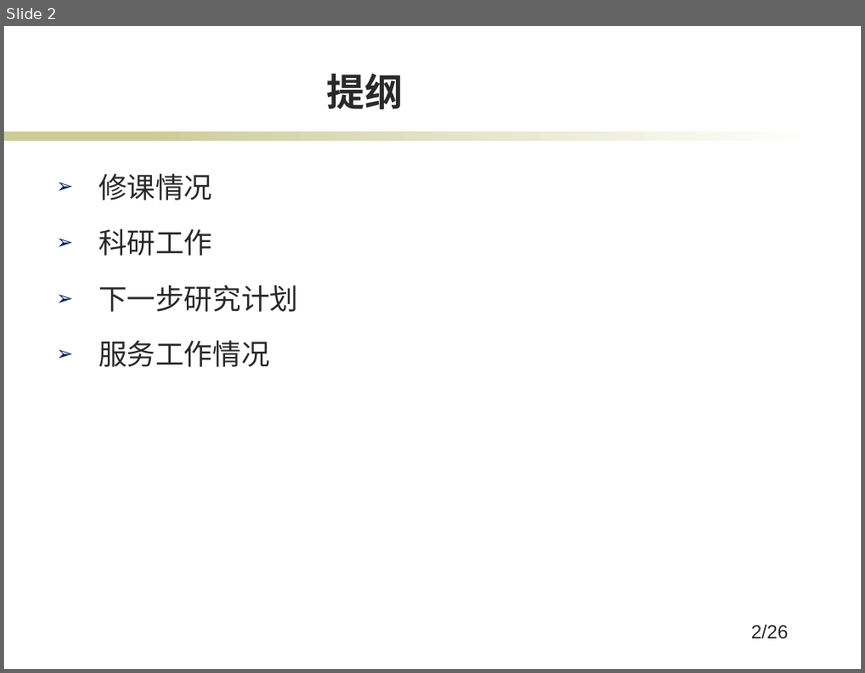
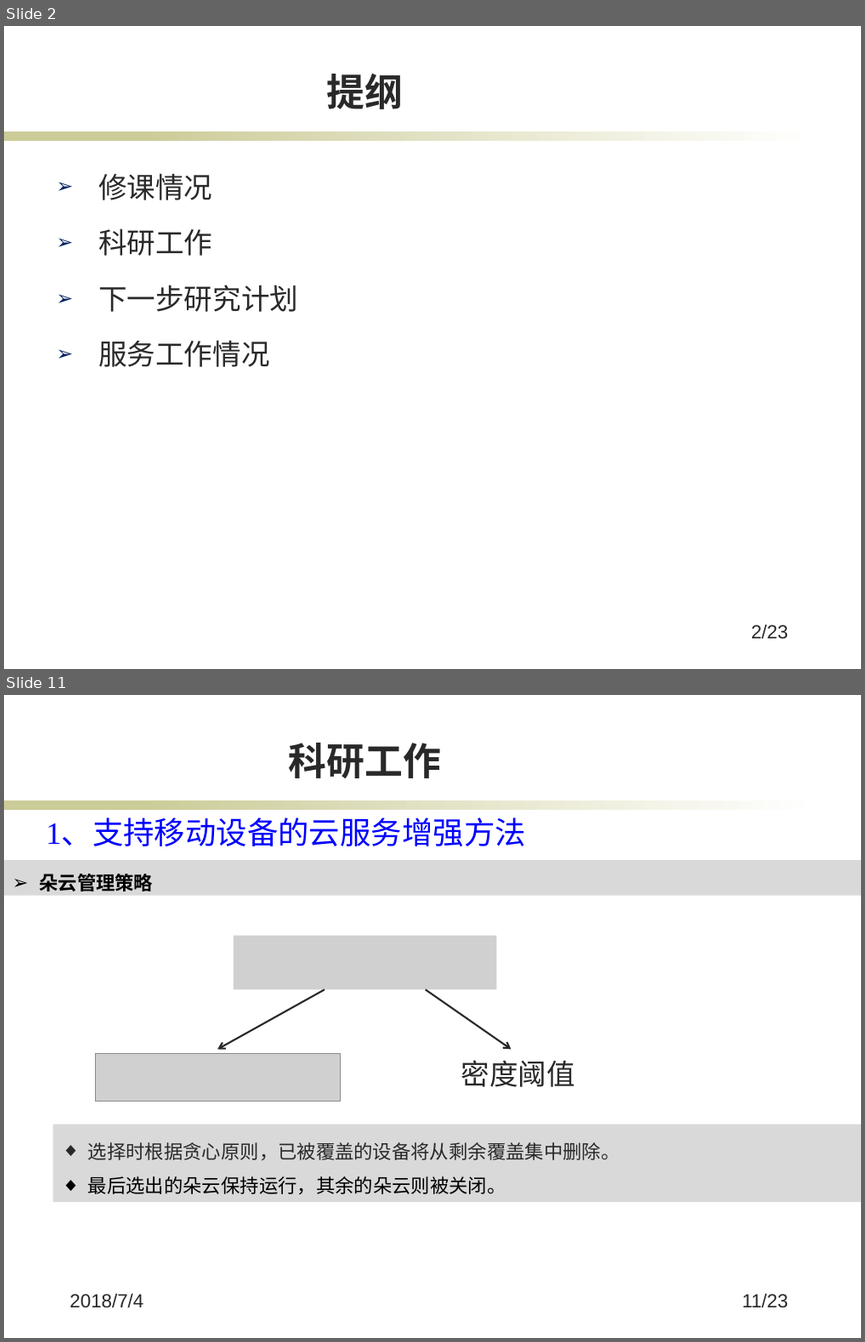
Before and after one commit to jkfhklh/papers-reading, a slide deck: 中期考核2018/B14.pptx. Shown one above the other, each under a label of ours: slide 2 before the commit, slides 2 and 11 after it; the slides between them are not shown. The pictures are 865x673 and 865x1342 pixels, drawn with LibreOffice and Linux fonts; fonts in the diff are those of the drawing; grey boxes stand for pictures; background and template pictures are left out. Boxes give left, top, right and bottom in pixels: in the first picture for what was removed or moved away, otherwise in the second. Text is boxed around its words. In the diff, an @@ line names an element or a change of style, - is before the commit and + after.

```diff
--- a/中期考核2018/B14.pptx
+++ b/中期考核2018/B14.pptx
@@ slide 11 added at [4,695,861,1338], background #FFFFFF; not listed: 2 template elements that a slide beside it also shows @@
@@ title added at [289,743,441,778], 32 pt, text #292929, bold @@
+科研工作
@@ text added at [46,820,525,846], 26 pt, text #0000FF @@
+1、支持移动设备的云服务增强方法
@@ rectangle added at [4,861,861,896], fill #D9D9D9, 16 pt, text #000000, bold @@
+➢ 朵云管理策略
@@ picture added at [234,935,497,989] @@
@@ arrow added from (324, 990) to (217, 1049), #292929 1.5 pt @@
@@ arrow added from (426, 990) to (511, 1049), #292929 1.5 pt @@
@@ picture added at [95,1053,340,1100] @@
@@ text added at [461,1060,575,1087], 24 pt, text #292929 @@
+密度阈值
@@ rectangle added at [52,1124,861,1202], fill #D9D9D9, 16 pt, text #292929 @@
+◆ 选择时根据贪心原则，已被覆盖的设备将从剩余覆盖集中删除。
+◆ 最后选出的朵云保持运行，其余的朵云则被关闭。
@@ text added at [69,1293,143,1308], 16 pt, text #292929 @@
+2018/7/4
@@ page number added at [742,1293,788,1308], 16 pt, text #292929 @@
+11/23
@@ page number at [751,624,788,639]: text changed @@
-2/26
+2/23
```
Also in this commit, not shown: 3 slides changed, 18 other slides added, 6 slides removed.
